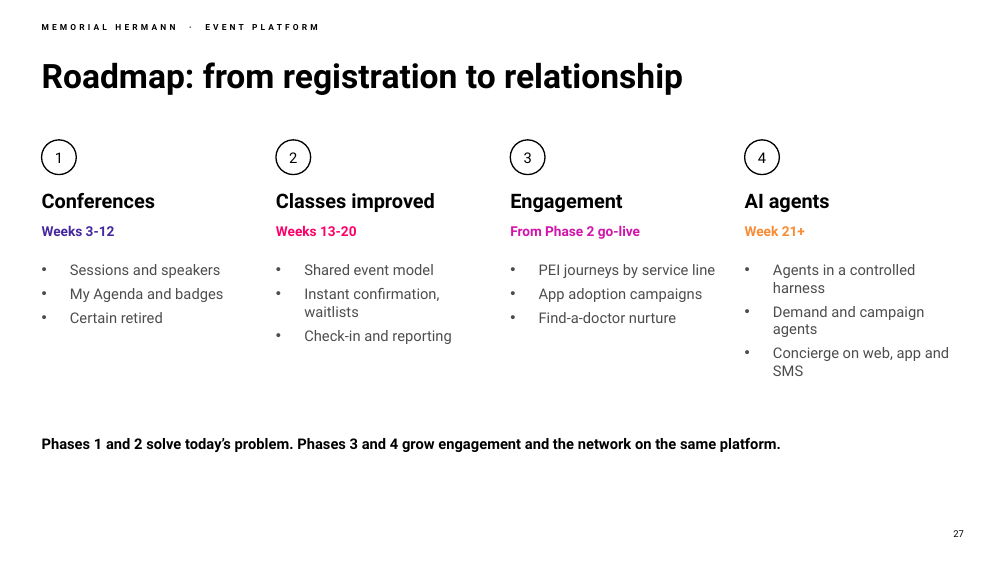
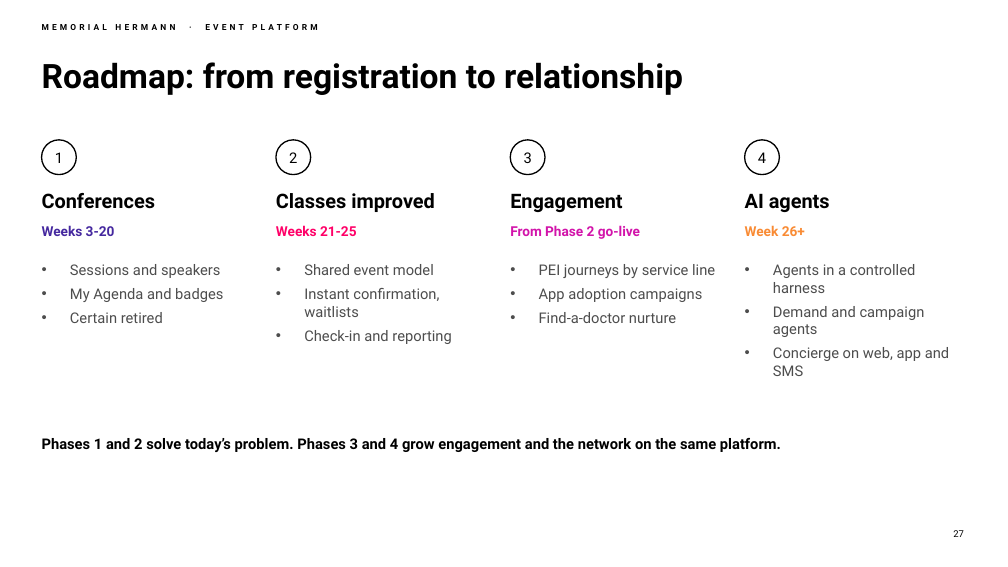
Before and after one commit to chintasurya/preSales_Memorial-hermann, a slide deck: slide 27 of deck/Memorial-Hermann-Event-Platform.pptx. Drawn at 1008x567 pixels with LibreOffice and Linux fonts; fonts in the diff are those of the drawing; background and template pictures are left out. Boxes give left, top, right and bottom in pixels: in the first picture for what was removed or moved away, otherwise in the second. Text is boxed around its words. In the diff, an @@ line names an element or a change of style, - is before the commit and + after.

```diff
--- a/deck/Memorial-Hermann-Event-Platform.pptx
+++ b/deck/Memorial-Hermann-Event-Platform.pptx
@@ text at [42,225,115,236]: text changed @@
-Weeks 3-12
+Weeks 3-20
@@ text at [276,225,357,236]: text changed @@
-Weeks 13-20
+Weeks 21-25
@@ text at [745,225,805,236]: text changed @@
-Week 21+
+Week 26+
```
Also in this commit, not shown: 7 other slides changed, 6 other files.
